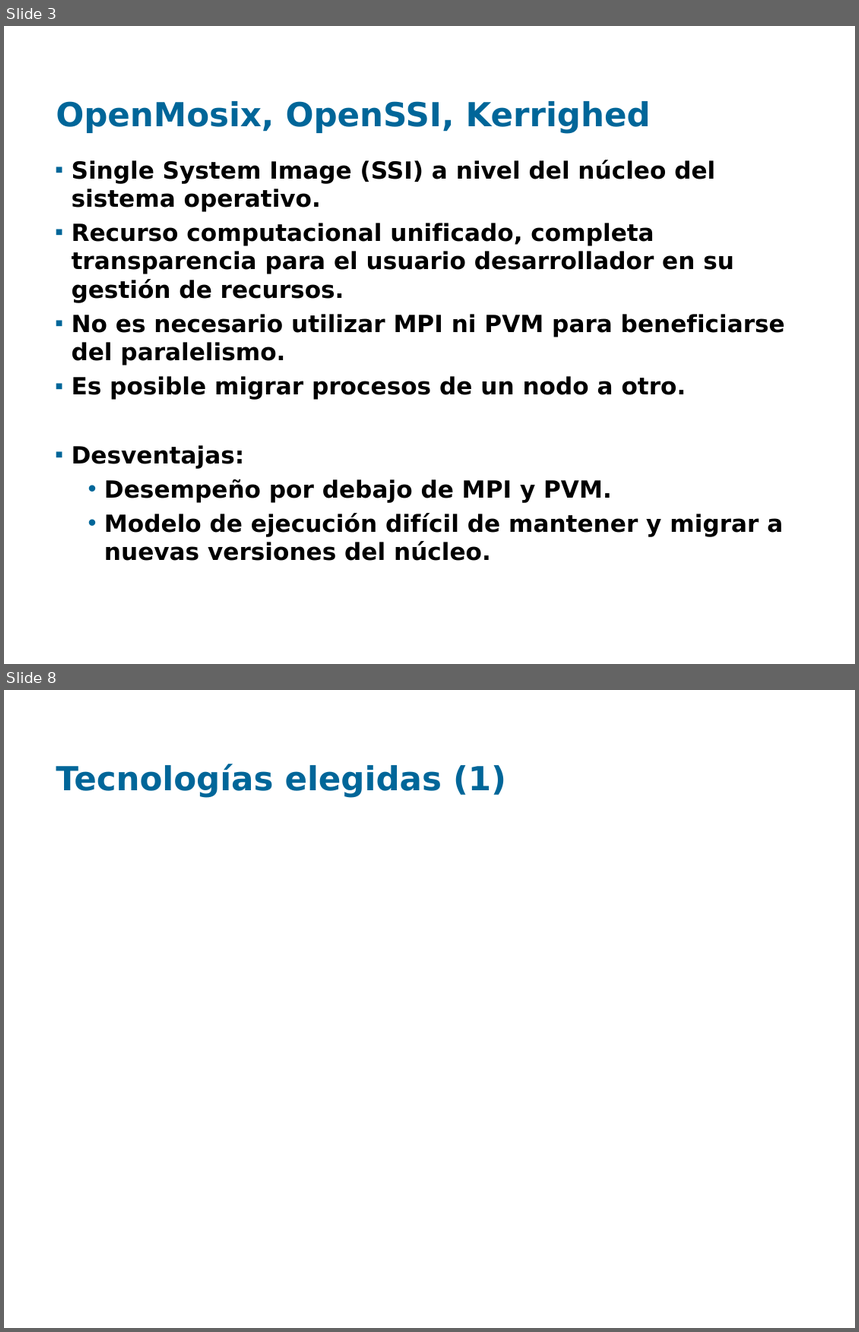
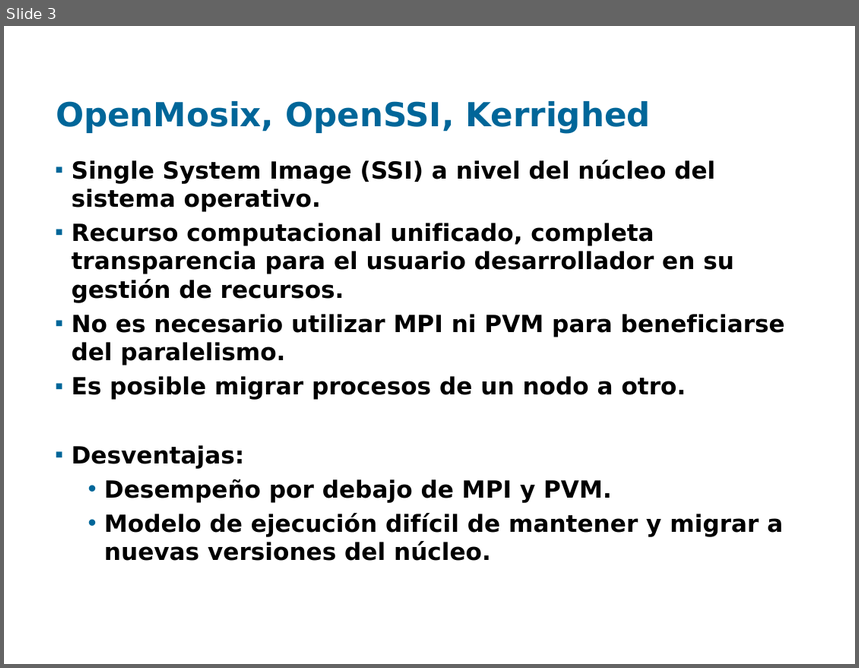
Before and after one commit to santiago-iturriaga/pgruso2007, a slide deck: Documentacion/Presentación Fenton - Santiago.ppt. Shown one above the other, each under a label of ours: slides 3 and 8 before the commit, slide 3 after it; the slides between them are not shown. The pictures are 859x1332 and 859x668 pixels, drawn with LibreOffice and Linux fonts; fonts in the diff are those of the drawing; background and template pictures are left out. Boxes give left, top, right and bottom in pixels: in the first picture for what was removed or moved away, otherwise in the second. Text is boxed around its words. In the diff, an @@ line names an element or a change of style, - is before the commit and + after.

```diff
--- a/Documentacion/Presentación Fenton - Santiago.ppt
+++ b/Documentacion/Presentación Fenton - Santiago.ppt
@@ slide 8 removed at box(4, 690, 855, 1328), background picture (left out) @@
@@ title removed at box(56, 764, 506, 798) @@
-Tecnologías elegidas (1)
```
Also in this commit, not shown: 3 slides changed, 6 slides added, 3 other slides removed.
